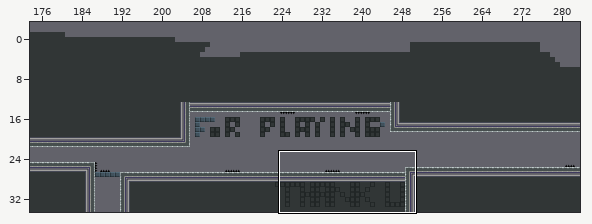
Two states of a Tiled map, android/assets/levels/level12.tmx. The first picture is a wide view before the edit; the outline marks the close-up.
Close-up. Old version:
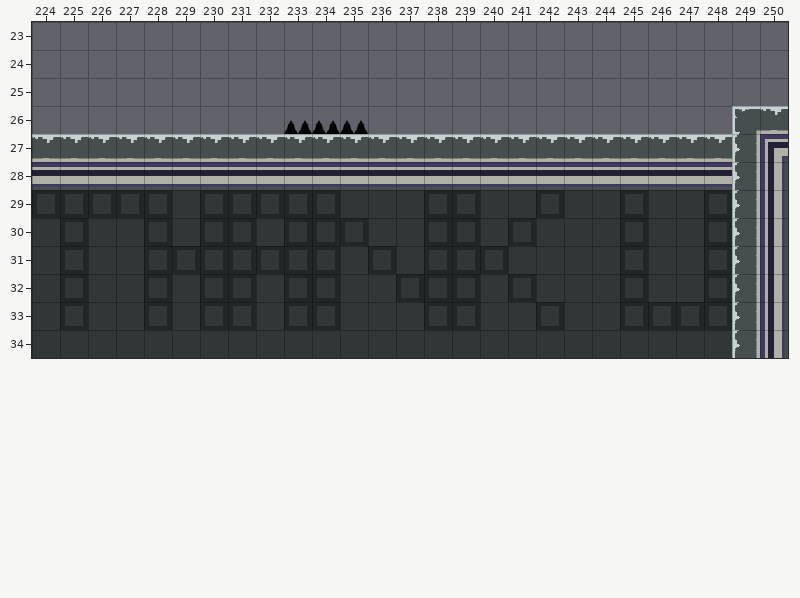
Cells are 32x32 px. Shown: x 224..250, y 23..34. The commit also changed other parts of the map, which this record leaves out. The old version is drawn lined up with the new one.
New version:
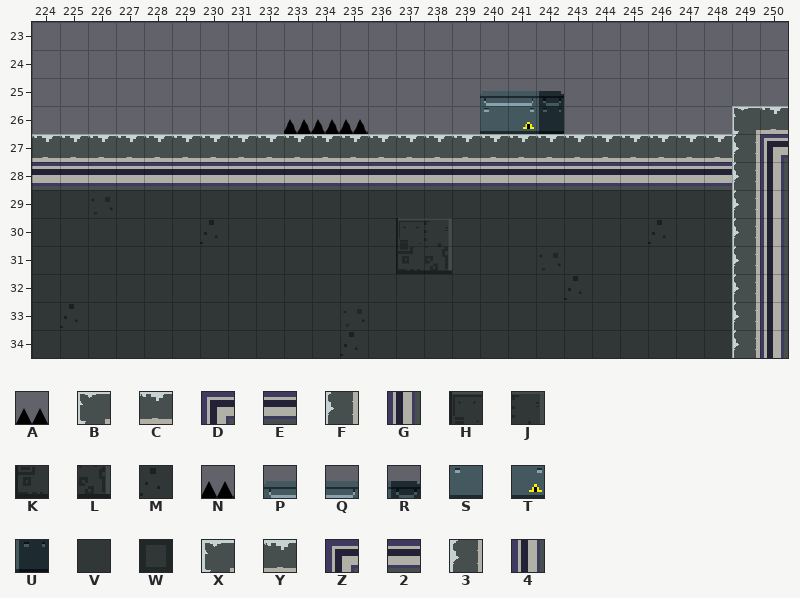
Key: from "tiles_128": A 13; from "tileset": B 48, C 49, D 53, E 54, F 64, G 69, H 88, J 89, K 104, L 105, M 119, N 145, P 165, Q 166, R 167, S 181, T 182, U 183; from "tileset-new": V 16, W 33, X 45, Y 46, Z 50, 2 51, 3 60, 4 65.
_ is an empty cell.
What changed:
map size 300x40 -> 300x35 cells (old content now starts at 0,-5; both pictures use the new coordinates)
Layer "Platform":
y 25: x 240..242 ___ -> PQR
y 26: x 240..242 ___ -> STU; x 249..250 XY -> BC
y 27: x 224..250 YYYYYYYYYYYYYYYYYYYYYYYYY3Z -> CCCCCCCCCCCCCCCCCCCCCCCCCFD
y 28: x 224..250 222222222222222222222222234 -> EEEEEEEEEEEEEEEEEEEEEEEEEFG
y 29: x 249..250 34 -> FG
y 30: x 230 W -> M; x 237..238 VW -> HJ; x 246 V -> M; x 249..250 34 -> FG
y 31: x 237..238 VW -> KL; x 249..250 34 -> FG
y 32: x 243 V -> M; x 249..250 34 -> FG
y 33: x 225 W -> M; x 249..250 34 -> FG
y 34: x 235 V -> M; x 249..250 34 -> FG
Layer "Spikes":
y 26: x 233..235 AAA -> NNN
Pixel boxes of the changes (left, top, right, bottom) in both close-ups:
changed: (32, 91, 788, 358)
